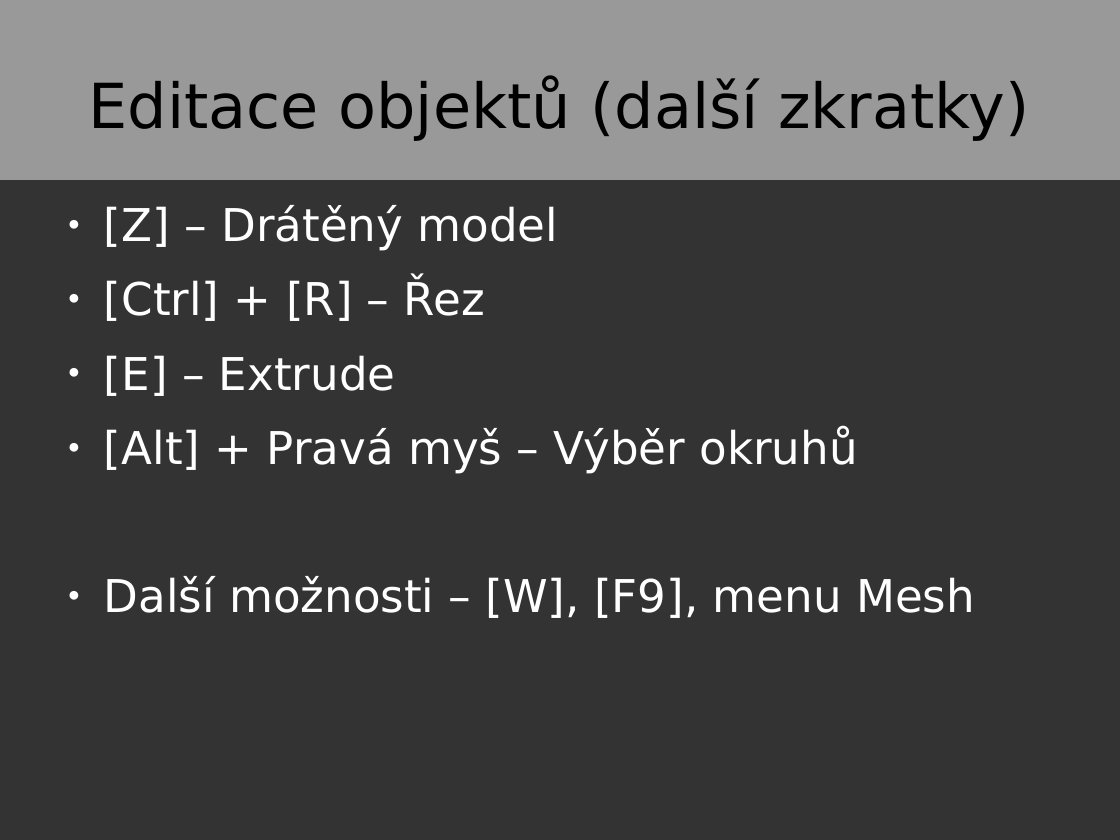
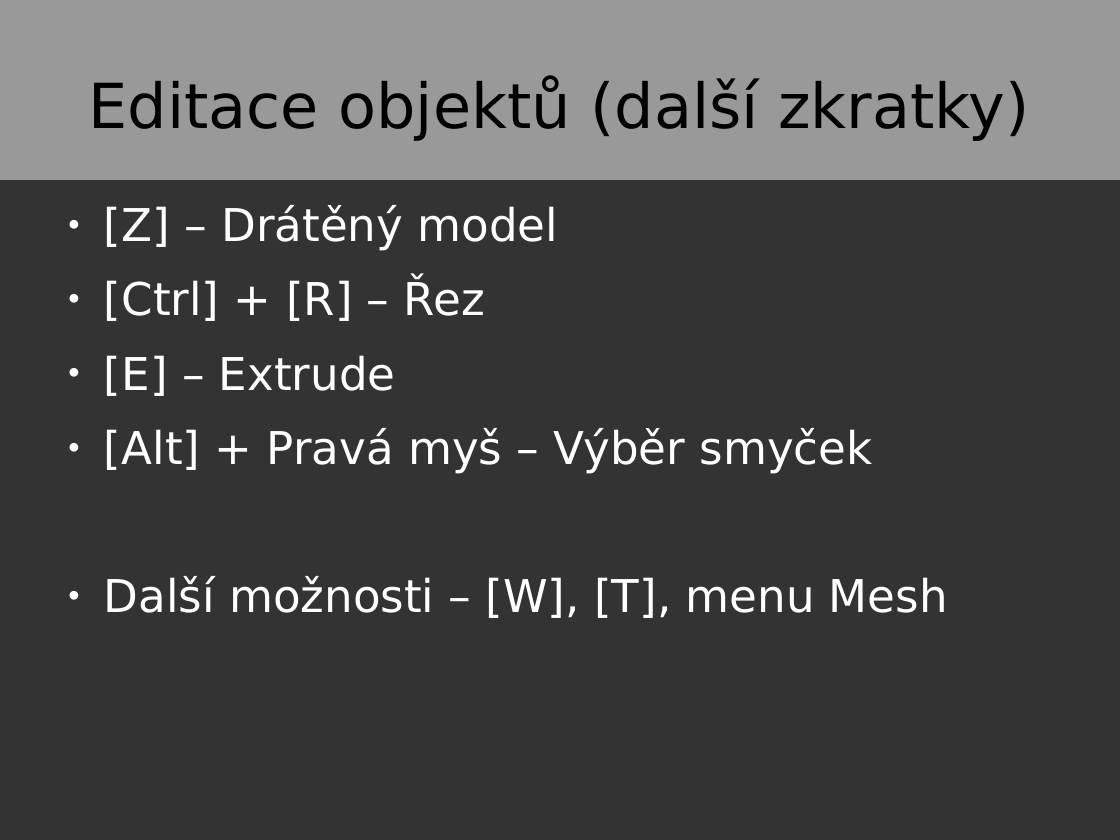
Before and after one commit to Pitel/bconf, a slide deck: slide 8 of prez/pitel/dummies.odp. Drawn at 1120x840 pixels with LibreOffice and Linux fonts; fonts in the diff are those of the drawing. Boxes give left, top, right and bottom in pixels: in the first picture for what was removed or moved away, otherwise in the second. Text is boxed around its words. In the diff, an @@ line names an element or a change of style, - is before the commit and + after.

```diff
--- a/prez/pitel/dummies.odp
+++ b/prez/pitel/dummies.odp
@@ text at bbox=[104, 428, 948, 618]: text changed @@
-● [Alt] + Pravá myš – Výběr okruhů
-● Další možnosti – [W], [F9], menu Mesh
+● [Alt] + Pravá myš – Výběr smyček
+● Další možnosti – [W], [T], menu Mesh
```
Also in this commit, not shown: 6 other slides changed, 3 other files.
